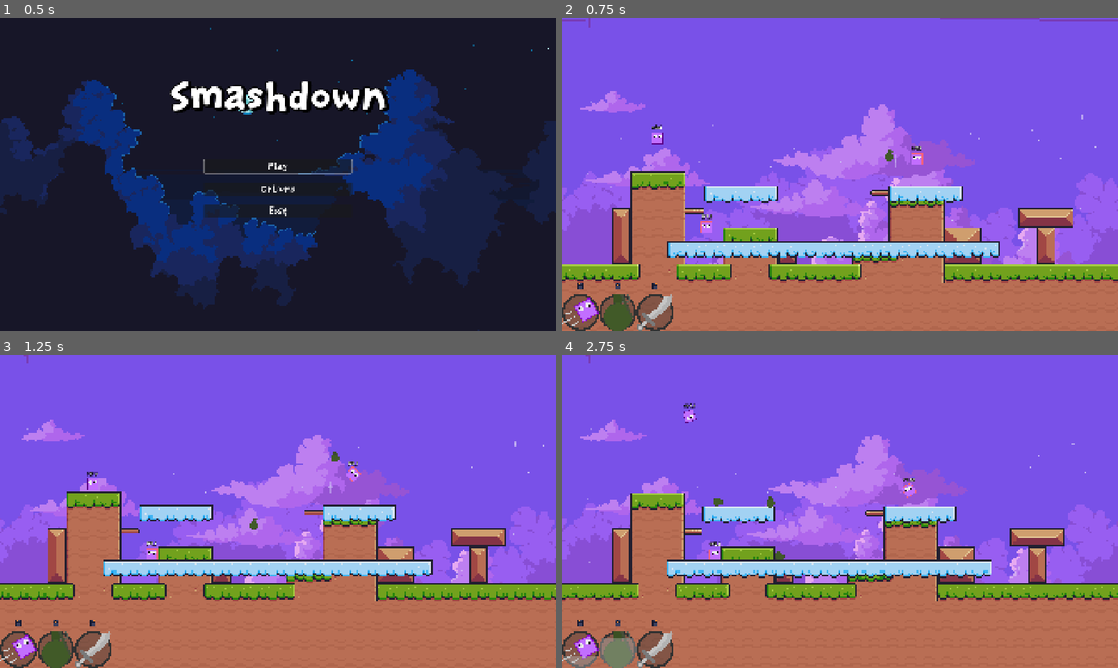
Above: before the commit, frames 1-4 (two rows, left to right).
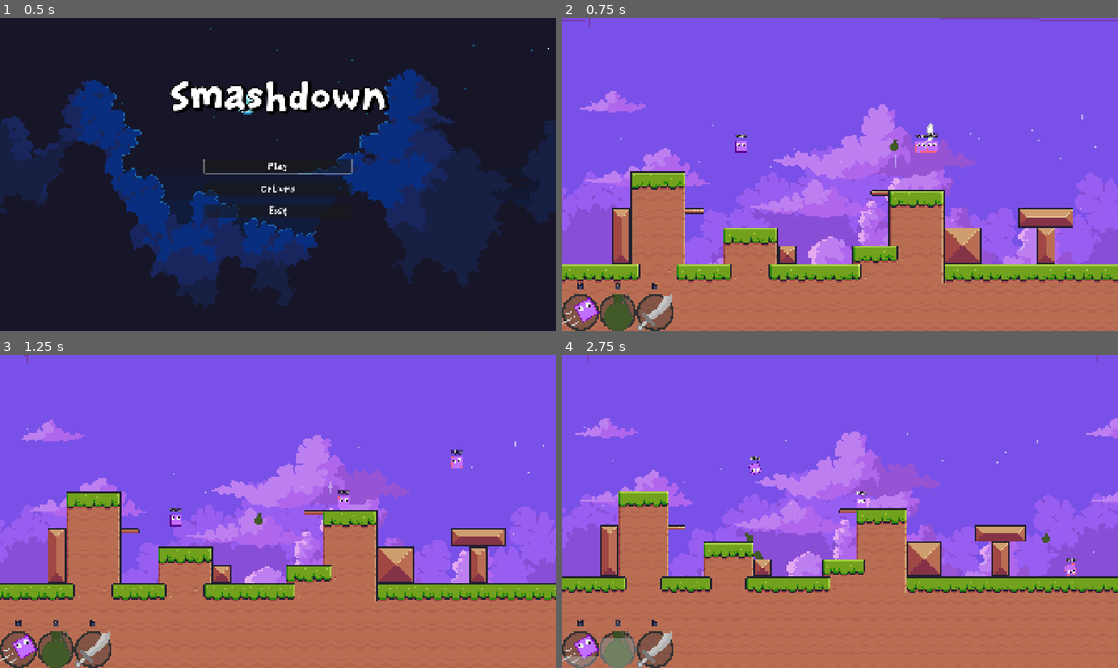
Above: after the commit, the same moments.

Repository: BoppleOpple/beat-the-clock
Game: Godot game, scene res://ui/main_menu/main_menu.tscn
Two runs of this game, one before a commit and one after it. Both use one fixed random seed, a clock stepped at 60 frames per second and the inputs below.
Inputs (mouse positions are in pixels of both pictures, inside the frame that each line leads up to):
- Up to frame 1 (0.5 s): no input
- Up to frame 2 (0.75 s): click "Play" at 0.5 s
- Up to frame 3 (1.25 s): no input
- Up to frame 4 (2.75 s): move the mouse to (656, 483) at 1.27 s; hold D (gameplay_right) 1.28-2.03 s; click (656, 483) at 1.35 s; tap Space (gameplay_jump) at 1.52, 2.27 s; move the mouse to (712, 552) at 2.02 s; hold S (gameplay_down) from 2.03 s (still down); tap Middle mouse button (gameplay_ability_middle) at 2.1 s; click (712, 552) at 2.17 s

Frame 1 is identical in both runs. In frame 2, 5.1% of the frame differs, in the area x 16-79%, y 33-77%; in frame 3, 5.0%; in frame 4, 26%, in the area x 0-100%, y 0-79%.

Commit message:
feat: add stage randomiztion

Diff:
--- a/main.gd
+++ b/main.gd
@@ -13,6 +13,9 @@
 const CAMERA_PADDING: Vector2 = Vector2(200, 200)
 
 var player_spawn_point: Node2D
+
+var replacing_stage: bool = false
+var new_stage: StageBase
 
 ###########
 # METHODS #
@@ -46,6 +49,9 @@
 
 # Called every frame. 'delta' is the elapsed time since the previous frame.
 func _process(delta: float) -> void:
+	if replacing_stage:
+		return
+
 	var camera_target_rect: Rect2 = _get_camera_bounds()
 
 	_move_camera(camera_target_rect.get_center(), delta)
@@ -84,7 +90,7 @@
 	min_corner -= CAMERA_PADDING
 	max_corner += CAMERA_PADDING
 
-	var blast_zone_rect: Rect2 = $Stage/PlayArea/CollisionShape2D.shape.get_rect()
+	var blast_zone_rect: Rect2 = $Stage.get_blast_zone()
 
 	min_corner = min_corner.clamp(blast_zone_rect.position, blast_zone_rect.position + blast_zone_rect.size)
 	max_corner = max_corner.clamp(blast_zone_rect.position, blast_zone_rect.position + blast_zone_rect.size)
@@ -92,11 +98,12 @@
 	return Rect2(min_corner, max_corner - min_corner)
 
 func _set_stage(stage: PackedScene) -> void:
-	var old_stage: StageBase = $Stage
-	var new_stage: StageBase = stage.instantiate()
+	new_stage = stage.instantiate()
 	new_stage.name = "Stage"
-	$Stage.replace_by(new_stage)
-	old_stage.queue_free()
+	new_stage.connect("tree_exited", _on_stage_tree_exited)
+
+	$Stage.queue_free()
+	replacing_stage = true
 
 func _randomize_stage() -> void:
 	var selected_index: int = randi_range(0, STAGE_POOL.size() - 1)
@@ -108,7 +115,7 @@
 	if actor is Player:
 		selected_spawn_location = player_spawn_point.global_position
 	else:
-		var spawn_points: Array[Node] = $Stage/SpawnPoints.get_children().filter(_is_Node2D)
+		var spawn_points: Array[Node] = $Stage.get_spawn_points().filter(_is_Node2D)
 
 		spawn_points = spawn_points.filter(_is_not_player_spawn)
 
@@ -131,9 +138,13 @@
 
 func _on_actor_respawn(actor: ActorBase) -> void:
 	if actor is Player:
-		var spawn_points: Array[Node] = $Stage/SpawnPoints.get_children().filter(_is_Node2D)
+		var spawn_points: Array[Node] = $Stage.get_spawn_points().filter(_is_Node2D)
 		# assign a spawn to the player
 		if not spawn_points.is_empty():
 			player_spawn_point = spawn_points[randi_range(0, spawn_points.size() - 1)]
 
 	_move_actor_to_spawn_point(actor)
+
+func _on_stage_tree_exited() -> void:
+	self.add_child(new_stage)
+	replacing_stage = false
--- a/main.tscn
+++ b/main.tscn
@@ -40,4 +40,5 @@
 
 [node name="GameOver" parent="." unique_id=1807783136 instance=ExtResource("8_5vw27")]
 
+[connection signal="tree_exited" from="Stage" to="." method="_on_stage_tree_exited"]
 [connection signal="death" from="Player" to="GameOver" method="_on_player_death"]
--- a/stages/stage_base.gd
+++ b/stages/stage_base.gd
@@ -11,6 +11,12 @@
 func _process(delta: float) -> void:
 	pass
 
+func get_spawn_points() -> Array[Node]:
+	return $SpawnPoints.get_children()
+
+func get_blast_zone() -> Rect2:
+	return $PlayArea/CollisionShape2D.shape.get_rect()
+
 func _on_play_area_body_exited(body: Node2D) -> void:
 	if body is ActorBase:
 		if not body.should_free:
